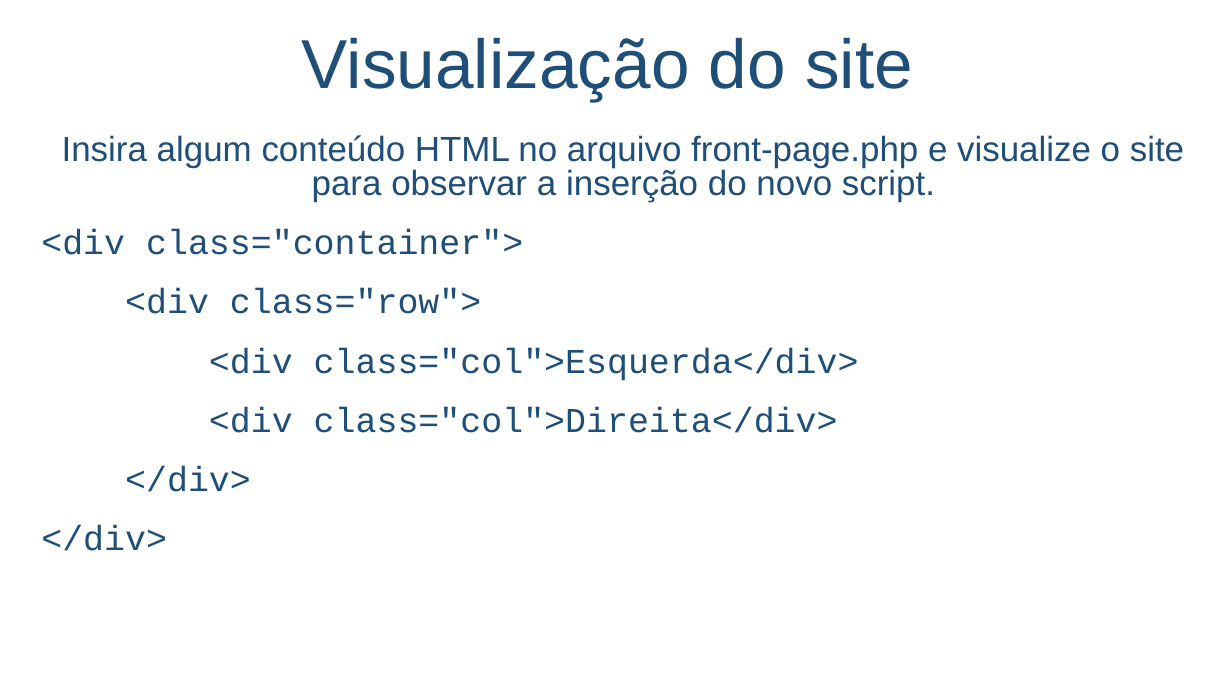
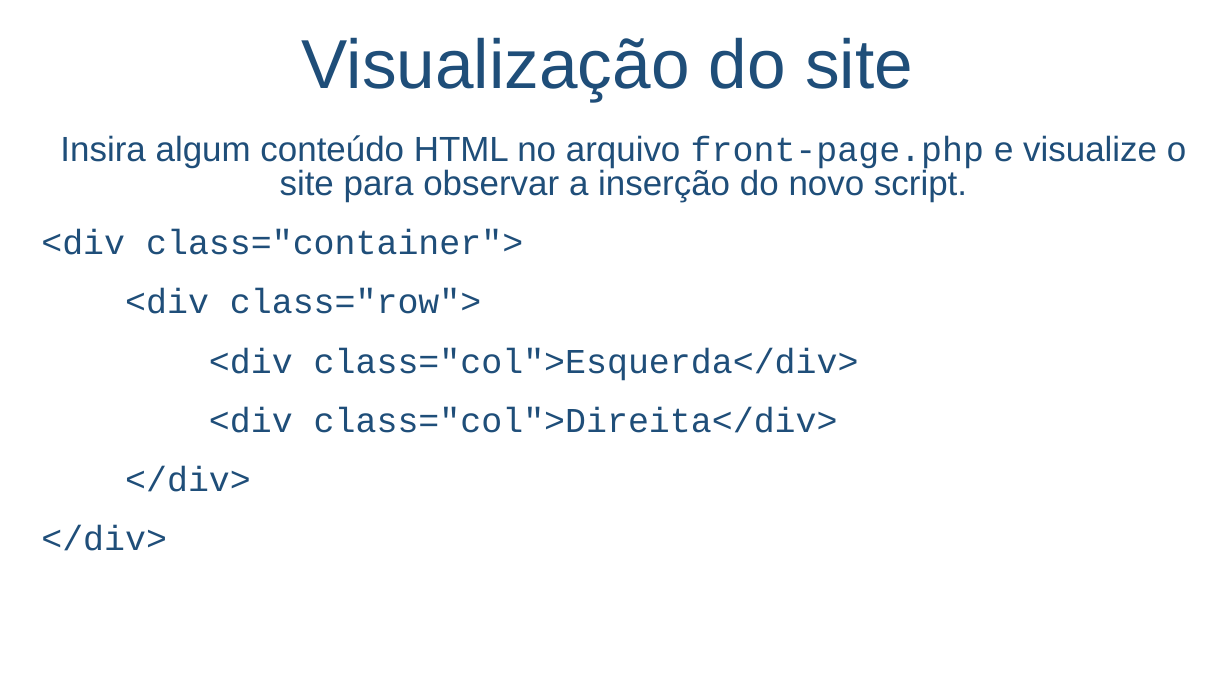
Before and after one commit to salmo-jr/public-slides, a slide deck: slide 16 of wordpress-como-criar-um-novo-tema.pptx (slide 15 before the commit). Drawn at 1232x693 pixels with LibreOffice and Linux fonts; fonts in the diff are those of the drawing; background and template pictures are left out. Boxes give left, top, right and bottom in pixels: in the first picture for what was removed or moved away, otherwise in the second. Text is boxed around its words. In the diff, an @@ line names an element or a change of style, - is before the commit and + after.

Commit message:
inserção de novos slides

```diff
--- a/wordpress-como-criar-um-novo-tema.pptx
+++ b/wordpress-como-criar-um-novo-tema.pptx
@@ text at box(60, 135, 1186, 202): font Arial to Courier New in "front-page.php" @@
```
Also in this commit, not shown: 7 other slides changed, 6 slides added.
